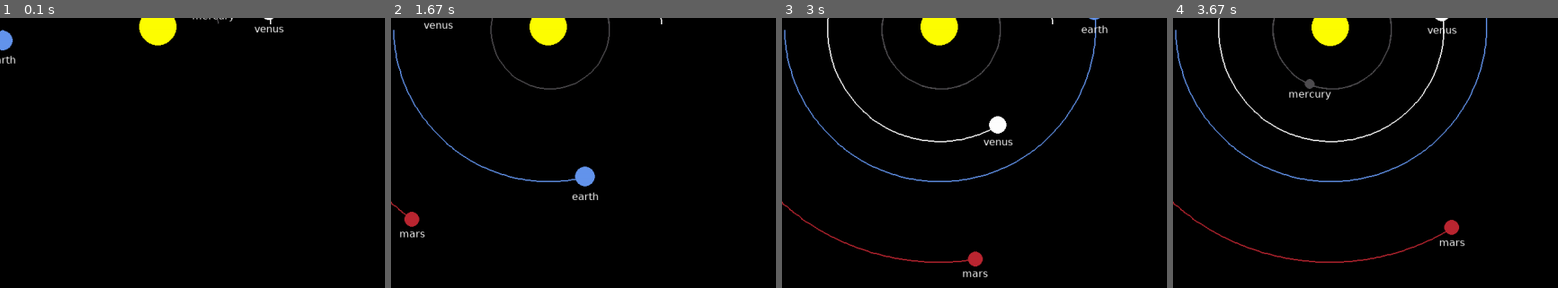
Above: before the commit, frames 1-4 (left to right).
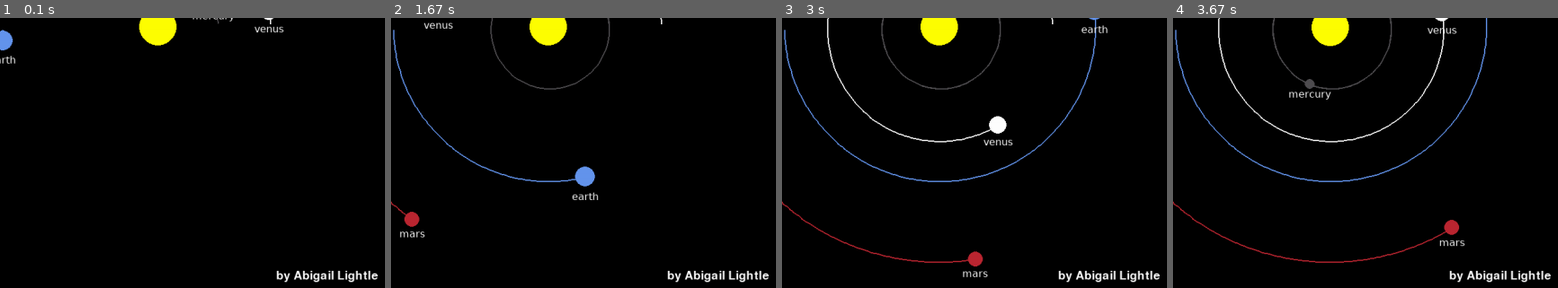
Above: after the commit, the same moments.

Repository: fischettijw/Abigail---vsCode
Game: pygame game, started from Planets/milky_way_planetary_simulation.py
The game is run twice, just before and just after one commit, with the same random seed, the same clock (stepped at 60 frames per second) and the same inputs.
Inputs:
- Up to frame 1 (0.1 s): no input
- Up to frame 2 (1.67 s): hold Up 0.33-0.8 s; hold Down 0.83-1.13 s; hold Up 1.17-1.53 s; hold Down from 1.57 s (still down)
- Up to frame 3 (3 s): release Down at 1.93 s; hold Up 1.97-2.27 s; hold Down 2.3-2.6 s; hold Up from 2.63 s (still down)
- Up to frame 4 (3.67 s): release Up at 3 s; hold Down 3.03-3.4 s; hold Up from 3.43 s (still down)
The pictures show only the part of the screen within x 47-97%, y 50-100%; the shares and areas given below are measured in that part.

The runs differ from the first frame. In frame 1, 0.6% of the frame differs, in the area x 71-99%, y 93-99%; in frame 2, 0.6%; in frame 3, 0.6%; in frame 4, 0.6%.

Commit message:
by Abigail

Diff:
--- a/Planets/milky_way_planetary_simulation.py
+++ b/Planets/milky_way_planetary_simulation.py
@@ -33,6 +33,8 @@
 action_down_text = FONT_distance_to_sun_text.render(action_down, 1, WHITE)
 pause = "p          - Pause Toggle"
 pause_text = FONT_distance_to_sun_text.render(pause, 1, WHITE)
+abigail = "by Abigail Lightle"
+abigail_text = FONT_title_text.render(abigail, 1, WHITE)
 
 fps = 60
 
@@ -214,6 +216,7 @@
     SCREEN.blit(action_up_text,(50, 430))
     SCREEN.blit(action_down_text,(50, 460))
     SCREEN.blit(pause_text, (50, 490))
+    SCREEN.blit(abigail_text, (1040,840))
 
     pygame.display.flip()
 
